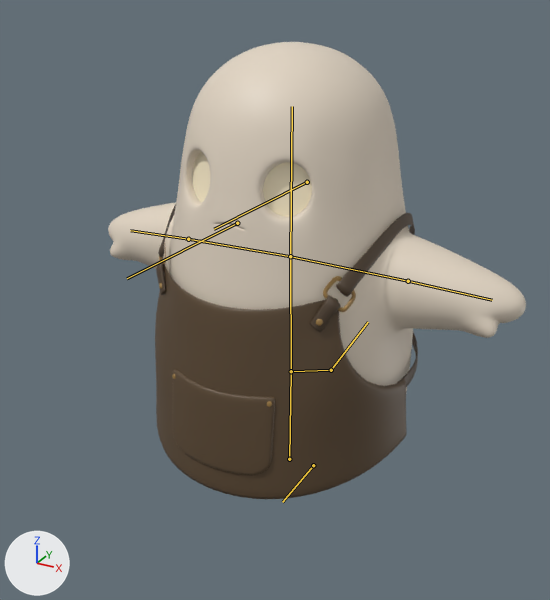
Renders of the FBX model BloodAndBeans/Assets/Art/Character/Models/PC_Ghost_001.fbx from each side of a commit.
Both versions are drawn from a 50 mm camera at (1.35, -2.62, 2.28) aimed at (0.01, -0.18, 1.06). Lighting does not change. The marker at lower left points along +X, +Y and +Z. The first picture is the older version. The bones that change, and the others that lie on the model, are drawn over the model as lines.

Names of what the first picture shows: 'PC_Ghost_001_apron', 'PC_Ghost_001_body', 'PC_Ghost_001_eyes'.
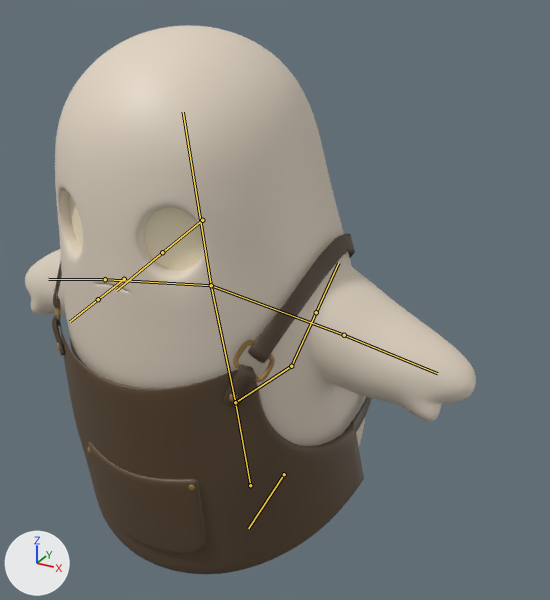
The newer file adds an action. The first version stands in its rest pose; the second is drawn at frame 4 of the action 'PC_Ghost_rig|Dash_Hold'.

The change in detail:
Bone 'main' (bone_main) moves from (0.0, 0.0, 0.0) to (0.0, 0.315, -0.148).
Bone 'main' (bone_main) turns from (0, 0, 0) to (13, 0, 0) degrees about its own x, y and z.
Bone 'center' (bone_center) is rescaled from (1.0, 1.0, 1.0) to (0.99, 1.03, 0.99).
Bone 'Bone.002' (bone_bone_002) turns from (0, 0, 0) to (-2, 0, 0) degrees about its own x, y and z.
Bone 'Bone.001_L.001' (bone_bone_001_l_001) turns from (0, 0, 0) to (0, 0, -8) degrees about its own x, y and z.
Bone 'Bone.001_L.002' (bone_bone_001_l_002) turns from (0, 0, 0) to (0, 0, -1) degrees about its own x, y and z.
Bone 'Bone.001_R.001' (bone_bone_001_r_001) turns from (0, 0, 0) to (0, 0, 8) degrees about its own x, y and z.
Bone 'Bone.001_R.002' (bone_bone_001_r_002) turns from (0, 0, 0) to (0, 0, 1) degrees about its own x, y and z.
Bone 'Bone.003' (bone_bone_003) turns from (0, 0, 0) to (5, 0, 0) degrees about its own x, y and z.
Bone 'Bone.004' (bone_bone_004) turns from (0, 0, 0) to (8, 0, 0) degrees about its own x, y and z.

Changed parts and their boxes (x1, y1, x2, y2) in the pictures (550 x 600 px):
'PC_Ghost_001_body', posed (8% wider, 21% taller)
    before: (108, 42, 526, 392)
    after: (25, 25, 476, 447)
'PC_Ghost_001_apron', posed (21% wider, 16% taller)
    before: (155, 204, 418, 499)
    after: (52, 233, 371, 574)
'PC_Ghost_001_eyes', posed (13% wider, 18% taller)
    before: (193, 152, 312, 217)
    after: (69, 194, 204, 271)
bone 'main', root to tip
    before: (313, 465) to (282, 502)
    after: (284, 474) to (248, 528)
bone 'center', root to tip
    before: (289, 459) to (291, 371)
    after: (250, 485) to (235, 402)
bone 'Bone.002', root to tip
    before: (290, 256) to (292, 106)
    after: (211, 285) to (183, 112)
bone 'Bone.001_L.001', root to tip
    before: (290, 256) to (408, 281)
    after: (211, 285) to (344, 335)
bone 'Bone.001_L.002', root to tip
    before: (408, 281) to (492, 300)
    after: (344, 335) to (437, 373)
bone 'Bone.001_R.001', root to tip
    before: (290, 256) to (188, 239)
    after: (211, 285) to (105, 279)
bone 'Bone.001_R.002', root to tip
    before: (188, 239) to (130, 230)
    after: (105, 279) to (48, 279)
bone 'Bone.003', root to tip
    before: (291, 371) to (331, 370)
    after: (235, 402) to (291, 366)
bone 'Bone.004', root to tip
    before: (331, 370) to (368, 322)
    after: (291, 366) to (316, 312)
